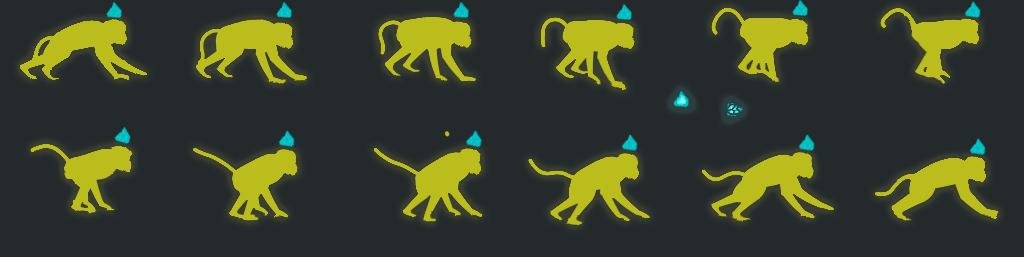
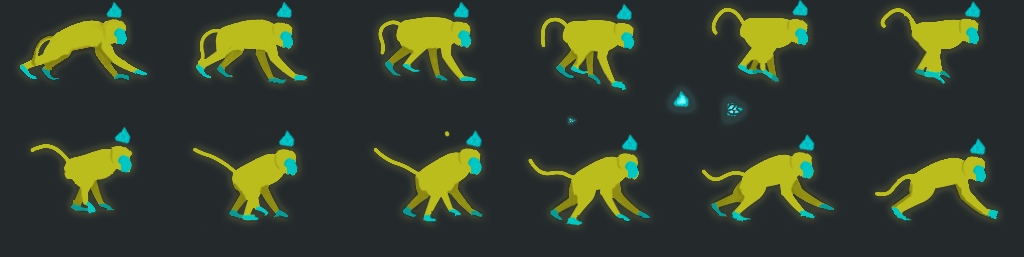
Two versions of the same layered image (w=1024, h=257). Layer-by-layer changes:
added group "singe_12" (1st of 4) with 4 layers above "singe_11" over [891,159,1000,222]
added layer "singe_12" (2nd of 4, in "singe_12") in group "singe_12" over [891,159,1000,222]
hid "singe_12" (3rd of 4, in "singe_12"), moved it into group "singe_12" over [891,159,1000,222]
added group "singe_11" (1st of 4) with 4 layers above "singe_10" over [711,156,834,222]
added layer "singe_11" (2nd of 4, in "singe_11") in group "singe_11" over [711,156,834,222]
hid "singe_11" (3rd of 4, in "singe_11"), moved it into group "singe_11" over [711,156,834,222]
added group "singe_10" (1st of 4) with 4 layers above "singe_09" over [548,157,651,226]
added layer "singe_10" (2nd of 4, in "singe_10") in group "singe_10" over [548,157,651,226]
hid "singe_10" (3rd of 4, in "singe_10"), moved it into group "singe_10" over [548,157,651,226]
added group "singe_09" (1st of 4) with 4 layers above "singe_08" over [401,152,483,224]
added layer "singe_09" (2nd of 4, in "singe_09") in group "singe_09" over [401,152,483,224]
hid "singe_09" (3rd of 4, in "singe_09"), moved it into group "singe_09" over [401,152,483,224]
added group "singe_03" (1st of 4) with 4 layers above "singe_02" over [384,22,477,83]
added layer "singe_03" (2nd of 4, in "singe_03") in group "singe_03" over [384,22,477,83]
added group "singe_02" (1st of 4) with 4 layers above "singe_01" over [196,24,307,85]
added layer "singe_02" (2nd of 4, in "singe_02") in group "singe_02" over [196,24,307,85]
hid "singe_02" (3rd of 4, in "singe_02"), moved it into group "singe_02" over [196,24,307,85]
added group "singe_01" (1st of 4) with 5 layers above "particules" over [19,16,148,82]
added layer "singe_01" (2nd of 4, in "singe_01") in group "singe_01" over [19,16,148,82]
hid "singe_01" (3rd of 4, in "singe_01"), moved it into group "singe_01" over [19,16,148,82]
…and 17 more changes (11 added, 1 painted, 6 stack, 6 visibility)
